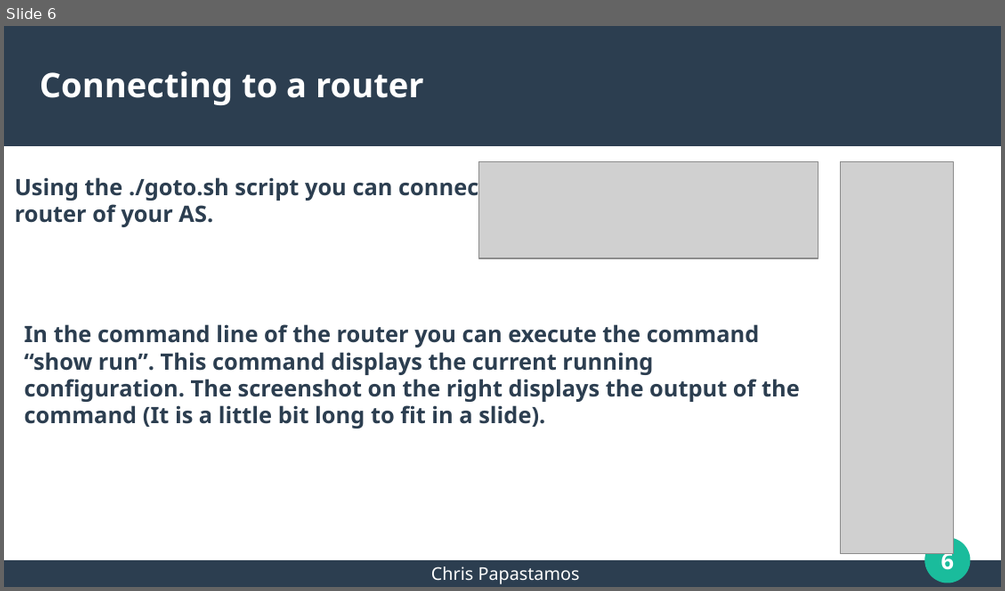
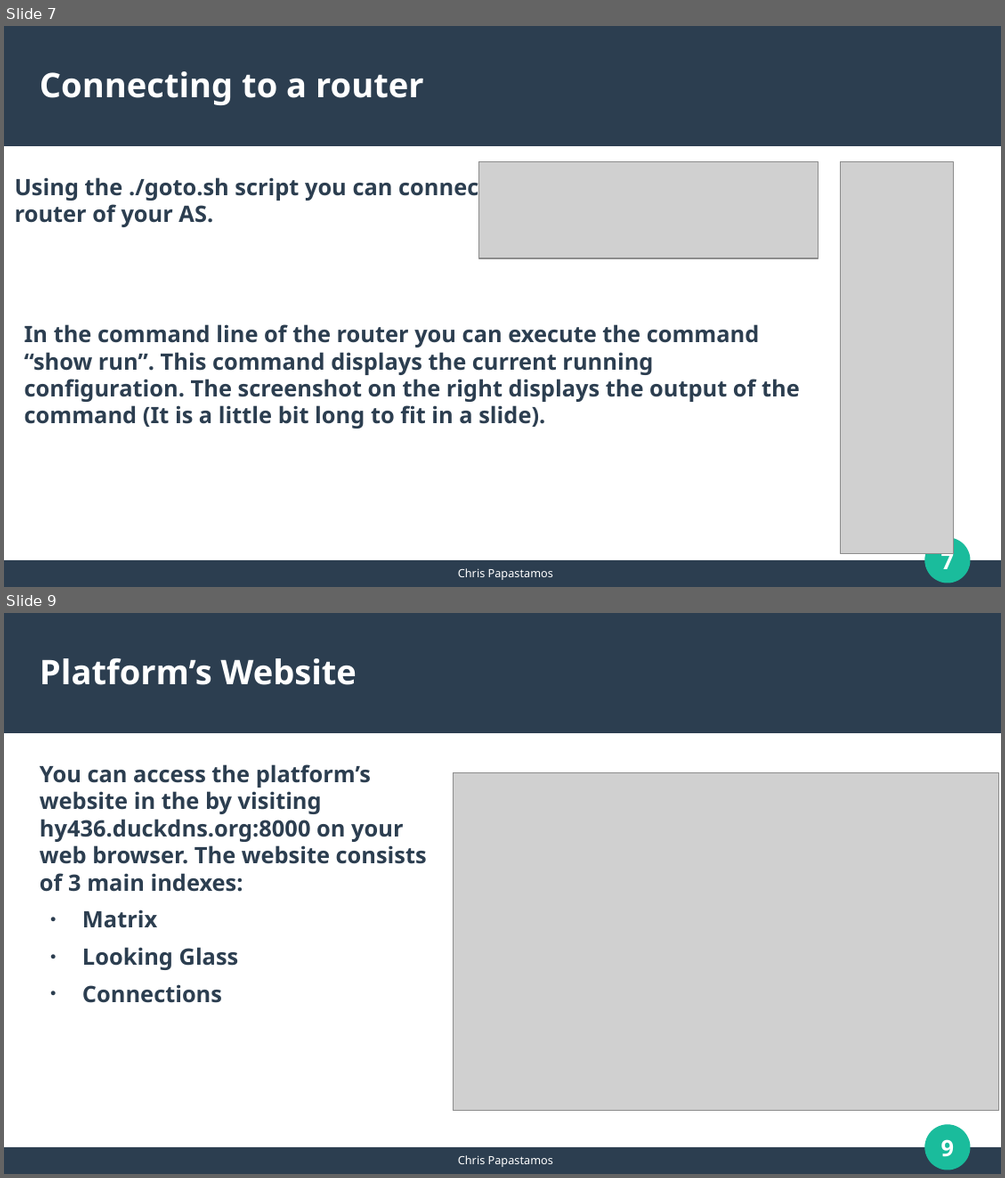
Before and after one commit to papastam/mini_internet_extention, a slide deck: HY436-Assignment4/session1/mini-internet_intro.odp. Shown one above the other, each under a label of ours: slide 6 before the commit, slides 7 and 9 after it; the slides between them are not shown. The pictures are 1005x591 and 1005x1178 pixels, drawn with LibreOffice and Linux fonts; fonts in the diff are those of the drawing; grey boxes stand for pictures. Boxes give left, top, right and bottom in pixels: in the first picture for what was removed or moved away, otherwise in the second. Text is boxed around its words. In the diff, an @@ line names an element or a change of style, - is before the commit and + after.

```diff
--- a/HY436-Assignment4/session1/mini-internet_intro.odp
+++ b/HY436-Assignment4/session1/mini-internet_intro.odp
@@ slide 9 added at [4,613,1001,1174], background #FFFFFF; not listed: 4 template elements that a slide beside it also shows @@
@@ title added at [40,658,356,685], 27 pt, text #FFFFFF, bold @@
+Platform’s Website
@@ text added at [40,764,427,1003], 18 pt, text #2C3E50, bold @@
+You can access the platform’s website in the by visiting hy436.duckdns.org:8000 on your web browser. The website consists of 3 main indexes:
+● Matrix
+● Looking Glass
+● Connections
@@ picture added at [453,772,999,1111] @@
@@ text added at [458,1155,553,1167], 9 pt, text #FFFFFF @@
+Chris Papastamos
@@ what was slide 6 is now slide 7 @@
@@ slide 7 changed as well @@
@@ page number at [941,548,955,569]: text changed @@
-6
+7
@@ text "Chris Papastamos" at [458,568,553,580]: size 14 to 9 pt @@
```
Also in this commit, not shown: 5 other slides changed, 5 other slides added, 2 slides removed, 1 other file.
